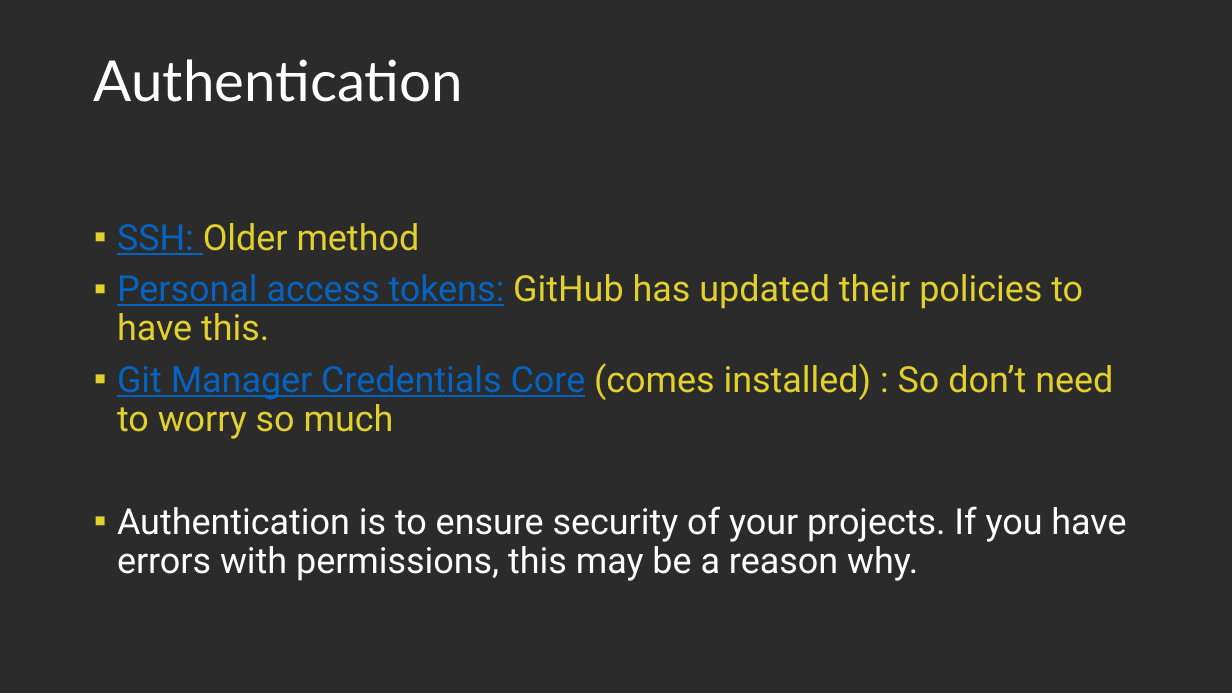
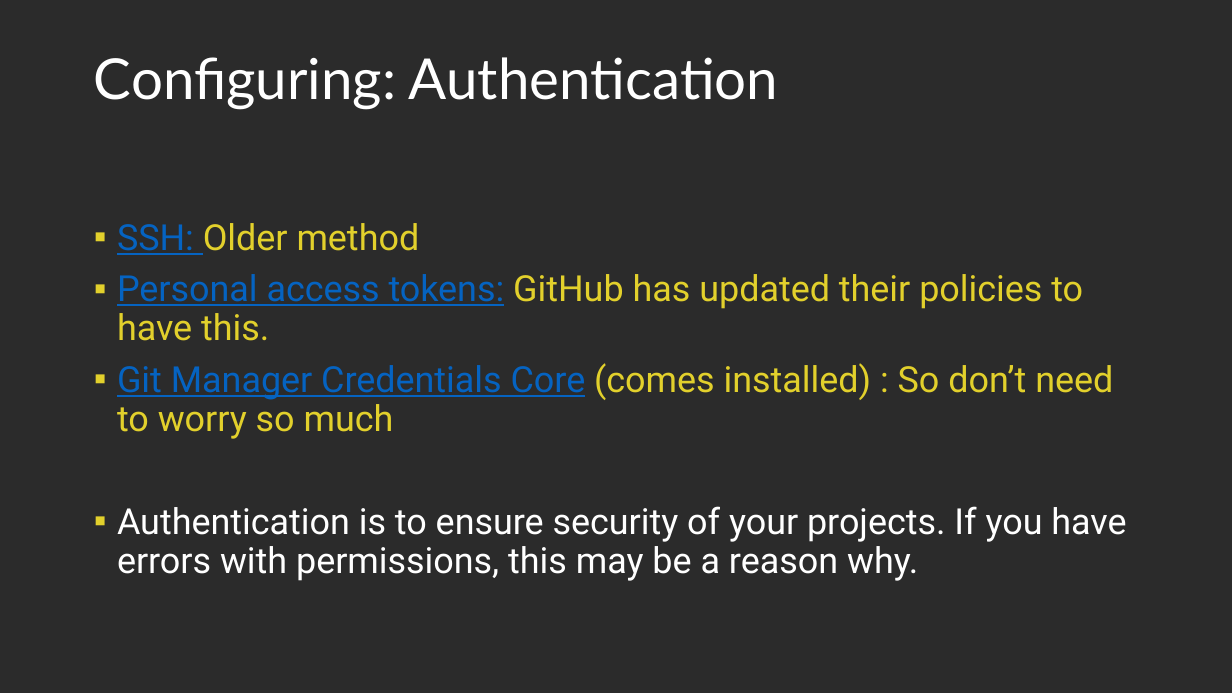
Before and after one commit to Light2Dark/git_tutorial, a slide deck: slide 40 of Git and Github.pptx (slide 18 before the commit). Drawn at 1232x693 pixels with LibreOffice and Linux fonts; fonts in the diff are those of the drawing; background and template pictures are left out; a plain dark background stands for a picture behind light text. Boxes give left, top, right and bottom in pixels: in the first picture for what was removed or moved away, otherwise in the second. Text is boxed around its words. In the diff, an @@ line names an element or a change of style, - is before the commit and + after.

```diff
--- a/Git and Github.pptx
+++ b/Git and Github.pptx
@@ title at bbox=[94, 57, 778, 110]: text changed @@
-Authentication
+Configuring: Authentication
```
Also in this commit, not shown: 13 other slides changed, 4 slides added, 3 slides removed.
